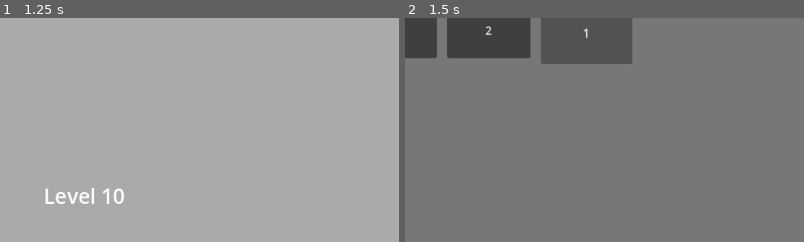
Above: before the commit, frames 1-2 (left to right).
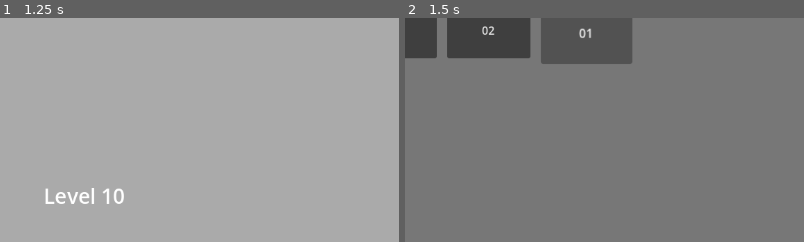
Above: after the commit, the same moments.

Repository: moaatt2/My-First-Game
Game: Godot game, scene res://levels/level_10.tscn
The game is run twice, just before and just after one commit, with the same random seed, the same clock (stepped at 60 frames per second) and the same inputs. This scene is started directly instead of the project's main scene.
Inputs (mouse positions are % of the whole screen's width and height, from its top left):
- Up to frame 1 (1.25 s): tap Enter at 0.5 s; move the mouse to (72, 45) at 0.52 s; hold D (move_right) from 0.53 s (still down); tap Shift (dash) at 0.6 s; tap Space (jump) at 0.77 s
- Up to frame 2 (1.5 s): release D (move_right) at 1.25 s; click "Back" at 1.25 s
The pictures show only the part of the screen within x 39-89%, y 10-60%; the shares and areas given below are measured in that part.

Frame 1 is identical in both runs. In frame 2, 0.2% of the frame differs, in the area x 19-47%, y 3-9%.

Commit message:
Add leading zeroes to enforce proper order

Diff:
--- a/levels/level_2.tscn
+++ b/levels/level_02.tscn
@@ -1,6 +1,6 @@
 [gd_scene load_steps=2 format=3 uid="uid://5nb3osh5xkkw"]
 
-[ext_resource type="PackedScene" uid="uid://d1jto5xje8v3o" path="res://levels/level_1.tscn" id="1_mi4ay"]
+[ext_resource type="PackedScene" uid="uid://d1jto5xje8v3o" path="res://levels/level_01.tscn" id="1_mi4ay"]
 
 [node name="Level2" instance=ExtResource("1_mi4ay")]
 
--- a/levels/level_10.tscn
+++ b/levels/level_10.tscn
@@ -1,6 +1,6 @@
 [gd_scene load_steps=2 format=3 uid="uid://dpl0jyyesjjep"]
 
-[ext_resource type="PackedScene" uid="uid://5nb3osh5xkkw" path="res://levels/level_2.tscn" id="1_tghxx"]
+[ext_resource type="PackedScene" uid="uid://5nb3osh5xkkw" path="res://levels/level_02.tscn" id="1_tghxx"]
 
 [node name="Level10" instance=ExtResource("1_tghxx")]
 
Renamed: levels/level_1.tscn -> levels/level_01.tscn
